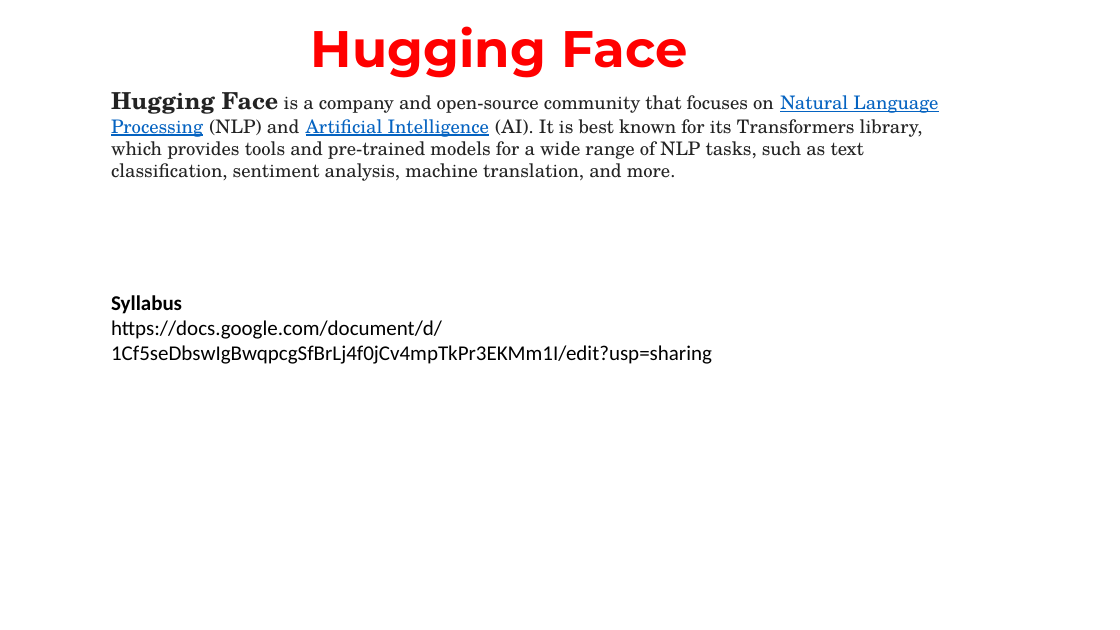
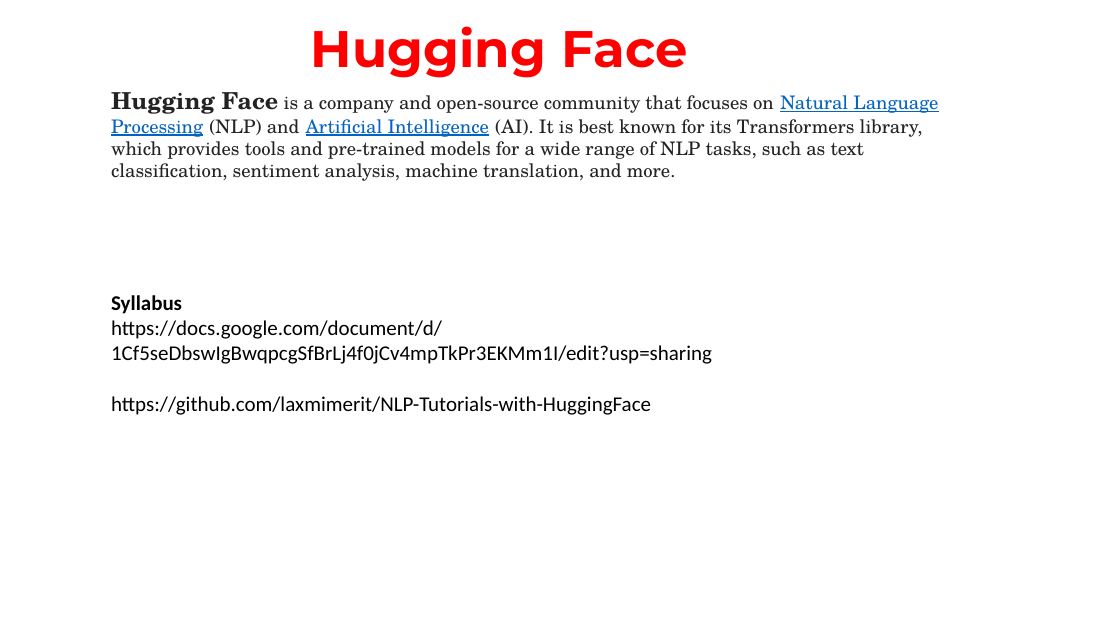
Before and after one commit to shahil04/ds_materials, a slide deck: slide 1 of 9.Deep_learning/class_17_HuggingFace.pptx. Drawn at 1120x630 pixels with LibreOffice and Linux fonts; fonts in the diff are those of the drawing. Boxes give left, top, right and bottom in pixels: in the first picture for what was removed or moved away, otherwise in the second. Text is boxed around its words. In the diff, an @@ line names an element or a change of style, - is before the commit and + after.

```diff
--- a/9.Deep_learning/class_17_HuggingFace.pptx
+++ b/9.Deep_learning/class_17_HuggingFace.pptx
@@ text at <box>111,396,651,415</box>: paragraph added @@
+https://github.com/laxmimerit/NLP-Tutorials-with-HuggingFace
```
Also in this commit, not shown: 21 other files.
